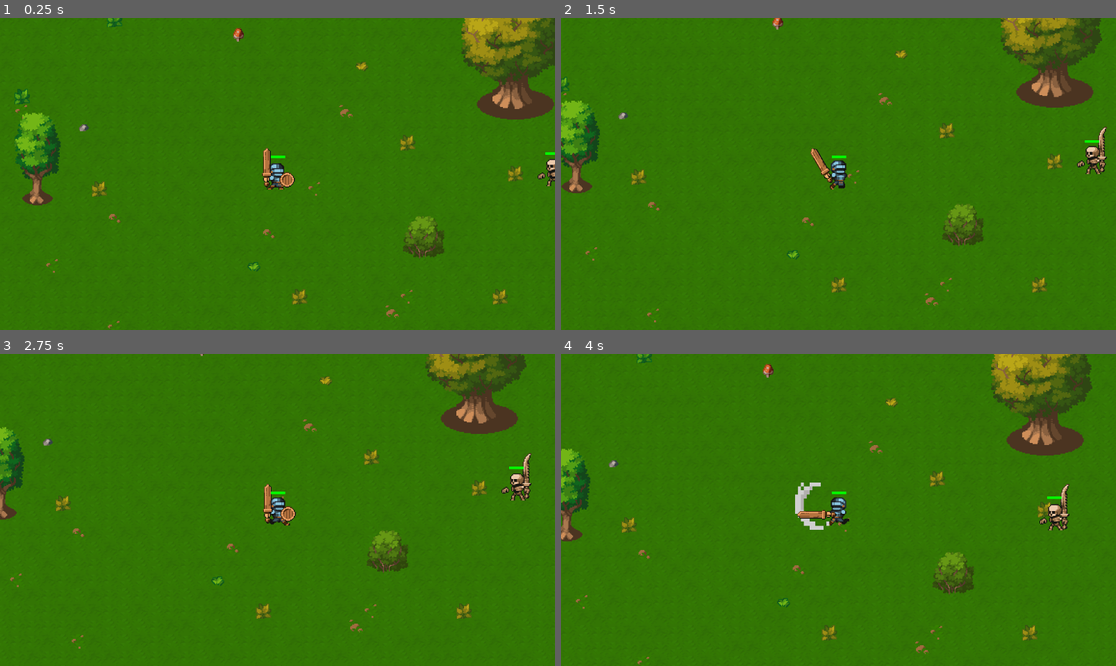
Above: before the commit, frames 1-4 (two rows, left to right).
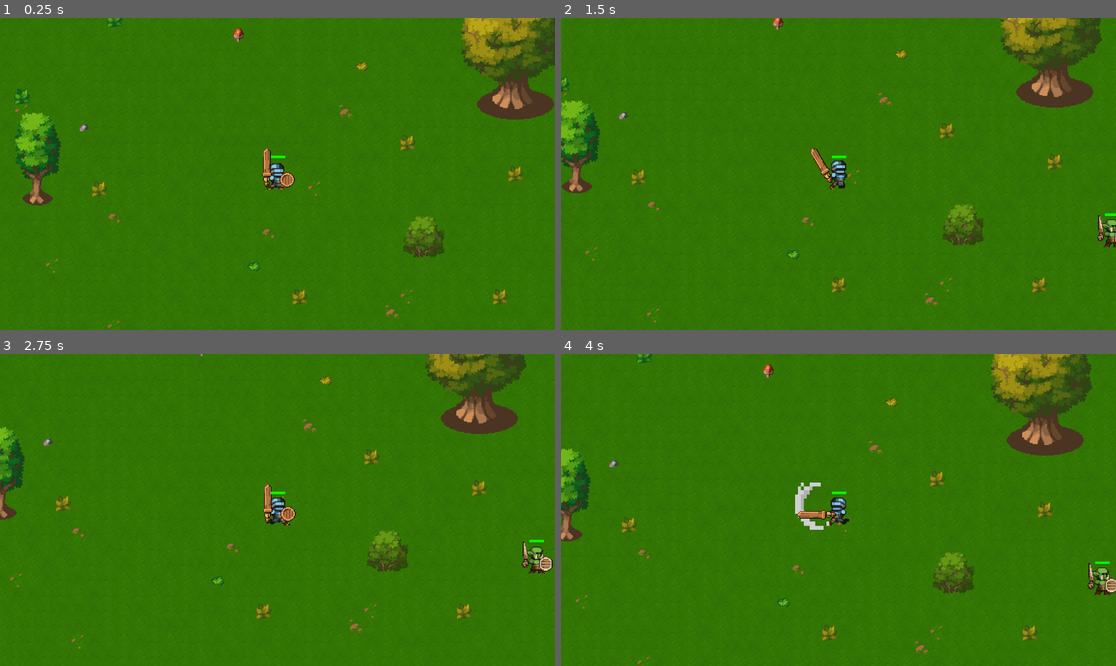
Above: after the commit, the same moments.

Repository: danielrc14/godot-web-game
Game: Godot game, scene res://scenes/main.tscn
Two runs of this game, one before a commit and one after it. Both use one fixed random seed, a clock stepped at 60 frames per second and the inputs below.
Inputs (mouse positions are in pixels of both pictures, inside the frame that each line leads up to):
- Up to frame 1 (0.25 s): no input
- Up to frame 2 (1.5 s): move the mouse to (960, 158) at 0.52 s; hold D (move_right) 0.53-1.28 s; click (960, 158) at 0.6 s; move the mouse to (727, 189) at 1.27 s; hold S (move_down) from 1.28 s (still down); click (727, 189) at 1.35 s
- Up to frame 3 (2.75 s): move the mouse to (333, 441) at 2.02 s; release S (move_down) at 2.03 s; hold D (move_right) from 2.03 s (still down); click (333, 441) at 2.1 s
- Up to frame 4 (4 s): move the mouse to (810, 572) at 2.77 s; release D (move_right) at 2.78 s; hold W (move_up) 2.78-3.53 s; click (810, 572) at 2.85 s; move the mouse to (1005, 556) at 3.52 s; hold A (move_left) from 3.53 s (still down); click (1005, 556) at 3.6 s

The runs differ from the first frame. In frame 1, 0.1% of the frame differs, in the area x 96-100%, y 42-54%; in frame 2, 0.6%; in frame 3, 0.8%, in the area x 90-100%, y 31-71%; in frame 4, 0.7%.

Commit message:
add: enemy spawners

Diff:
--- a/resources/sprite_frames/enemies/regular skeleton.tres
+++ /dev/null
@@ -1,169 +0,0 @@
-[gd_resource type="SpriteFrames" load_steps=22 format=3 uid="uid://rhp4ihvlqsdb"]
-
-[ext_resource type="Texture2D" uid="uid://bkwlnk8hnc7l2" path="res://textures/Enemy/Skeleton Crew/Skeleton - Base/Death/Death-Sheet.png" id="1_21m8o"]
-[ext_resource type="Texture2D" uid="uid://onme7bixhll0" path="res://textures/Enemy/Skeleton Crew/Skeleton - Base/Idle/Idle-Sheet.png" id="2_msisx"]
-[ext_resource type="Texture2D" uid="uid://cpco757tsbs14" path="res://textures/Enemy/Skeleton Crew/Skeleton - Base/Run/Run-Sheet.png" id="3_uky6c"]
-
-[sub_resource type="AtlasTexture" id="AtlasTexture_vk5bo"]
-atlas = ExtResource("1_21m8o")
-region = Rect2(0, 32, 96, 32)
-
-[sub_resource type="AtlasTexture" id="AtlasTexture_3mgv1"]
-atlas = ExtResource("1_21m8o")
-region = Rect2(96, 32, 96, 32)
-
-[sub_resource type="AtlasTexture" id="AtlasTexture_sdk7l"]
-atlas = ExtResource("1_21m8o")
-region = Rect2(192, 32, 96, 32)
-
-[sub_resource type="AtlasTexture" id="AtlasTexture_vtmi0"]
-atlas = ExtResource("1_21m8o")
-region = Rect2(288, 32, 96, 32)
-
-[sub_resource type="AtlasTexture" id="AtlasTexture_higek"]
-atlas = ExtResource("1_21m8o")
-region = Rect2(384, 32, 96, 32)
-
-[sub_resource type="AtlasTexture" id="AtlasTexture_7ighu"]
-atlas = ExtResource("1_21m8o")
-region = Rect2(480, 32, 96, 32)
-
-[sub_resource type="AtlasTexture" id="AtlasTexture_cm1nh"]
-atlas = ExtResource("1_21m8o")
-region = Rect2(576, 32, 96, 32)
-
-[sub_resource type="AtlasTexture" id="AtlasTexture_2ohrg"]
-atlas = ExtResource("1_21m8o")
-region = Rect2(672, 32, 96, 32)
-
-[sub_resource type="AtlasTexture" id="AtlasTexture_2pini"]
-atlas = ExtResource("2_msisx")
-region = Rect2(0, 0, 32, 32)
-
-[sub_resource type="AtlasTexture" id="AtlasTexture_ppnwy"]
-atlas = ExtResource("2_msisx")
-region = Rect2(32, 0, 32, 32)
-
-[sub_resource type="AtlasTexture" id="AtlasTexture_3slbo"]
-atlas = ExtResource("2_msisx")
-region = Rect2(64, 0, 32, 32)
-
-[sub_resource type="AtlasTexture" id="AtlasTexture_72r47"]
-atlas = ExtResource("2_msisx")
-region = Rect2(96, 0, 32, 32)
-
-[sub_resource type="AtlasTexture" id="AtlasTexture_f4cwn"]
-atlas = ExtResource("3_uky6c")
-region = Rect2(16, 32, 32, 32)
-
-[sub_resource type="AtlasTexture" id="AtlasTexture_73ui4"]
-atlas = ExtResource("3_uky6c")
-region = Rect2(80, 32, 32, 32)
-
-[sub_resource type="AtlasTexture" id="AtlasTexture_4wtyi"]
-atlas = ExtResource("3_uky6c")
-region = Rect2(144, 32, 32, 32)
-
-[sub_resource type="AtlasTexture" id="AtlasTexture_6g7o3"]
-atlas = ExtResource("3_uky6c")
-region = Rect2(208, 32, 32, 32)
-
-[sub_resource type="AtlasTexture" id="AtlasTexture_o4x46"]
-atlas = ExtResource("3_uky6c")
-region = Rect2(272, 32, 32, 32)
-
-[sub_resource type="AtlasTexture" id="AtlasTexture_sjh05"]
-atlas = ExtResource("3_uky6c")
-region = Rect2(336, 32, 32, 32)
-
-[resource]
-animations = [{
-"frames": [{
-"duration": 1.0,
-"texture": SubResource("AtlasTexture_vk5bo")
-}, {
-"duration": 1.0,
-"texture": SubResource("AtlasTexture_3mgv1")
-}, {
-"duration": 1.0,
-"texture": SubResource("AtlasTexture_sdk7l")
-}, {
-"duration": 1.0,
-"texture": SubResource("AtlasTexture_vtmi0")
-}, {
-"duration": 1.0,
-"texture": SubResource("AtlasTexture_higek")
-}, {
-"duration": 1.0,
-"texture": SubResource("AtlasTexture_7ighu")
-}, {
-"duration": 1.0,
-"texture": SubResource("AtlasTexture_cm1nh")
-}, {
-"duration": 1.0,
-"texture": SubResource("AtlasTexture_2ohrg")
-}],
-"loop": true,
-"name": &"death",
-"speed": 5.0
-}, {
-"frames": [{
-"duration": 1.0,
-"texture": SubResource("AtlasTexture_2pini")
-}, {
-"duration": 1.0,
-"texture": SubResource("AtlasTexture_ppnwy")
-}, {
-"duration": 1.0,
-"texture": SubResource("AtlasTexture_3slbo")
-}, {
-"duration": 1.0,
-"texture": SubResource("AtlasTexture_72r47")
-}],
-"loop": true,
-"name": &"idle",
-"speed": 5.0
-}, {
-"frames": [{
-"duration": 1.0,
-"texture": SubResource("AtlasTexture_f4cwn")
-}, {
-"duration": 1.0,
-"texture": SubResource("AtlasTexture_73ui4")
-}, {
-"duration": 1.0,
-"texture": SubResource("AtlasTexture_4wtyi")
-}, {
-"duration": 1.0,
-"texture": SubResource("AtlasTexture_6g7o3")
-}, {
-"duration": 1.0,
-"texture": SubResource("AtlasTexture_o4x46")
-}, {
-"duration": 1.0,
-"texture": SubResource("AtlasTexture_sjh05")
-}],
-"loop": true,
-"name": &"run",
-"speed": 5.0
-}, {
-"frames": [{
-"duration": 1.0,
-"texture": SubResource("AtlasTexture_2pini")
-}, {
-"duration": 1.0,
-"texture": SubResource("AtlasTexture_4wtyi")
-}, {
-"duration": 1.0,
-"texture": SubResource("AtlasTexture_sjh05")
-}, {
-"duration": 1.0,
-"texture": SubResource("AtlasTexture_f4cwn")
-}, {
-"duration": 1.0,
-"texture": SubResource("AtlasTexture_4wtyi")
-}],
-"loop": true,
-"name": &"slash",
-"speed": 5.0
-}]
--- a/scenes/characters/enemy.gd
+++ b/scenes/characters/enemy.gd
@@ -1,11 +1,12 @@
 extends Character
+signal died
 
 @export var max_enemy_hp: int = 30
 @export var enemy_speed: int = 80
 @export var enemy_attack_speed: float = 1.4
 @export var distance_to_attack: float = 50
 @export var attack_cooldown: float = 1.5
-var followed_player: Node2D = null
+var followed_players = []
 var attack_on_cooldown: bool = false
 
 
@@ -20,7 +21,10 @@
 	if can_act():
 		var movement_vector = Vector2.ZERO
 		var will_attack = false
-		if followed_player and not followed_player.dead:
+		var followed_player = null
+		if followed_players.size() > 0:
+			followed_player = followed_players[0]
+		if followed_players and not followed_player.dead:
 			var position_vector = Vector2()
 			var distance_to_player = Vector2(position.x, position.y).distance_to(Vector2(
 				followed_player.position.x,
@@ -52,15 +56,16 @@
 
 
 func _on_detection_area_area_entered(area):
-	if not followed_player and area.get_parent().get_parent().name == "Player":
-		followed_player = area.get_parent().get_parent()
+	if area.name == "HurtArea" and area.get_parent().get_parent() is Player:
+		followed_players.append(area.get_parent().get_parent())
 
 
 func _on_detection_area_area_exited(area):
-	if area.name == "HurtArea" and area.get_parent().get_parent().name == "Player":
-		followed_player = null
+	if area.name == "HurtArea" and area.get_parent().get_parent() in followed_players:
+		followed_players.erase(area.get_parent().get_parent())
 
 
 func _on_animation_player_animation_finished(anim_name):
 	if anim_name == "death":
+		died.emit()
 		queue_free()
--- a/scenes/characters/player.gd
+++ b/scenes/characters/player.gd
@@ -1,4 +1,5 @@
 extends Character
+class_name Player
 signal camera_shake
 signal player_moved(player_id, velocity_vector, previous_x, previous_y)
 signal player_attacked(player_id)
@@ -53,3 +54,8 @@
 	super(area)
 	if !is_remote_player and self.name != area.get_parent().get_parent().name and area.name == "HitArea":
 		camera_shake.emit()
+
+
+func _on_animation_player_animation_finished(anim_name):
+	if anim_name == "death":
+		queue_free()
--- /dev/null
+++ b/scenes/enemy_spawn_point.gd
@@ -0,0 +1,33 @@
+extends Node2D
+
+class_name EnemySpawnPoint
+
+@export_enum("Left:-1", "Right:1") var direction = 1
+@export var max_enemy_hp: int = 30
+@export var left_weapon_class: PackedScene = null
+@export var right_weapon_class: PackedScene = null
+@export var sprite_frames: SpriteFrames = null
+@export var respawn_seconds: int = 5
+var enemy_node: Node2D = null
+
+
+# Called when the node enters the scene tree for the first time.
+func create_enemy():
+	enemy_node = load("res://scenes/characters/enemy.tscn").instantiate()
+	enemy_node.direction = direction
+	enemy_node.max_enemy_hp = max_enemy_hp
+	enemy_node.left_weapon_class = left_weapon_class
+	enemy_node.right_weapon_class = right_weapon_class
+	enemy_node.sprite_frames = sprite_frames
+	enemy_node.position = position
+	enemy_node.connect("died", _on_enemy_died)
+	get_parent().get_parent().get_node("Network").add_child(enemy_node)
+
+
+func _on_enemy_died():
+	await get_tree().create_timer(respawn_seconds).timeout
+	create_enemy()
+
+
+func _ready():
+	create_enemy()
--- /dev/null
+++ b/scenes/enemy_spawn_point.tscn
@@ -0,0 +1,6 @@
+[gd_scene load_steps=2 format=3 uid="uid://cepq76albt3a4"]
+
+[ext_resource type="Script" path="res://scenes/enemy_spawn_point.gd" id="1_wsrjt"]
+
+[node name="EnemySpawnPoint" type="Node2D"]
+script = ExtResource("1_wsrjt")
--- a/scenes/main.tscn
+++ b/scenes/main.tscn
@@ -1,14 +1,15 @@
-[gd_scene load_steps=12 format=3 uid="uid://dejgpf2h61b5k"]
+[gd_scene load_steps=13 format=3 uid="uid://dejgpf2h61b5k"]
 
-[ext_resource type="PackedScene" uid="uid://0kvi2eatm2dy" path="res://scenes/characters/enemy.tscn" id="2_d7o8x"]
-[ext_resource type="PackedScene" uid="uid://bnpilkhra4kju" path="res://scenes/weapons/bone/bone_sword.tscn" id="5_ekkyr"]
-[ext_resource type="PackedScene" uid="uid://65wlrbyedilu" path="res://scenes/weapons/bone/bone_club.tscn" id="5_jfgcv"]
-[ext_resource type="PackedScene" uid="uid://bxyiajkasowfo" path="res://scenes/weapons/bone/bone_round_shield.tscn" id="6_jsv0d"]
-[ext_resource type="SpriteFrames" uid="uid://rhp4ihvlqsdb" path="res://resources/sprite_frames/enemies/regular_skeleton.tres" id="7_fiv8a"]
-[ext_resource type="PackedScene" uid="uid://kv3flfcx4tkv" path="res://scenes/weapons/bone/bone_heavy_shield.tscn" id="8_fav25"]
-[ext_resource type="SpriteFrames" uid="uid://cncrhce2o3rti" path="res://resources/sprite_frames/enemies/warrior_orc.tres" id="8_q2118"]
-[ext_resource type="SpriteFrames" uid="uid://bvjpmj7s4ilrx" path="res://resources/sprite_frames/enemies/regular_orc.tres" id="9_rcbi5"]
-[ext_resource type="PackedScene" uid="uid://npommg1a0mea" path="res://scenes/weapons/bone/bone_dagger.tscn" id="10_h47hm"]
+[ext_resource type="PackedScene" uid="uid://npommg1a0mea" path="res://scenes/weapons/bone/bone_dagger.tscn" id="4_idp3t"]
+[ext_resource type="SpriteFrames" uid="uid://rhp4ihvlqsdb" path="res://resources/sprite_frames/enemies/regular_skeleton.tres" id="5_03d7b"]
+[ext_resource type="PackedScene" uid="uid://bxyiajkasowfo" path="res://scenes/weapons/bone/bone_round_shield.tscn" id="6_r54sa"]
+[ext_resource type="SpriteFrames" uid="uid://bvjpmj7s4ilrx" path="res://resources/sprite_frames/enemies/regular_orc.tres" id="7_1kjgk"]
+[ext_resource type="PackedScene" uid="uid://65wlrbyedilu" path="res://scenes/weapons/bone/bone_club.tscn" id="8_1ea7m"]
+[ext_resource type="PackedScene" uid="uid://kv3flfcx4tkv" path="res://scenes/weapons/bone/bone_heavy_shield.tscn" id="9_mhihk"]
+[ext_resource type="SpriteFrames" uid="uid://cncrhce2o3rti" path="res://resources/sprite_frames/enemies/warrior_orc.tres" id="10_xefd1"]
+[ext_resource type="PackedScene" uid="uid://cglu2efw340f7" path="res://scenes/weapons/wood/wooden_lance.tscn" id="11_1gvji"]
+[ext_resource type="PackedScene" uid="uid://cepq76albt3a4" path="res://scenes/enemy_spawn_point.tscn" id="12_mkkj0"]
+[ext_resource type="PackedScene" uid="uid://bnpilkhra4kju" path="res://scenes/weapons/bone/bone_sword.tscn" id="12_rbdfj"]
 [ext_resource type="PackedScene" uid="uid://qb7qggjr7m25" path="res://scenes/Levels/woods_level.tscn" id="13_8lsl7"]
 [ext_resource type="Script" path="res://scenes/network.gd" id="14_swmcw"]
 
@@ -17,31 +18,117 @@
 [node name="Network" type="Node" parent="."]
 script = ExtResource("14_swmcw")
 
-[node name="Enemy" parent="." instance=ExtResource("2_d7o8x")]
-position = Vector2(654, 1349)
-motion_mode = 1
-enemy_speed = 80
-direction = -1
-left_weapon_class = ExtResource("5_ekkyr")
-sprite_frames = ExtResource("7_fiv8a")
-
-[node name="Enemy2" parent="." instance=ExtResource("2_d7o8x")]
-position = Vector2(960, 512)
-motion_mode = 1
-enemy_speed = 80
-direction = -1
-left_weapon_class = ExtResource("5_jfgcv")
-right_weapon_class = ExtResource("8_fav25")
-sprite_frames = ExtResource("8_q2118")
-
-[node name="Enemy3" parent="." instance=ExtResource("2_d7o8x")]
-position = Vector2(784, 426)
-motion_mode = 1
-enemy_speed = 80
-direction = -1
-left_weapon_class = ExtResource("10_h47hm")
-right_weapon_class = ExtResource("6_jsv0d")
-sprite_frames = ExtResource("9_rcbi5")
-
 [node name="WoodsLevel" parent="." instance=ExtResource("13_8lsl7")]
 z_index = -1
+
+[node name="EnemySpawnPoints" type="Node" parent="."]
+
+[node name="EnemySpawnPoint" parent="EnemySpawnPoints" instance=ExtResource("12_mkkj0")]
+position = Vector2(198, 272)
+left_weapon_class = ExtResource("4_idp3t")
+sprite_frames = ExtResource("5_03d7b")
+
+[node name="EnemySpawnPoint2" parent="EnemySpawnPoints" instance=ExtResource("12_mkkj0")]
+position = Vector2(85, 207)
+left_weapon_class = ExtResource("4_idp3t")
+sprite_frames = ExtResource("5_03d7b")
+
+[node name="EnemySpawnPoint3" parent="EnemySpawnPoints" instance=ExtResource("12_mkkj0")]
+position = Vector2(196, 142)
+left_weapon_class = ExtResource("4_idp3t")
+sprite_frames = ExtResource("5_03d7b")
+
+[node name="EnemySpawnPoint4" parent="EnemySpawnPoints" instance=ExtResource("12_mkkj0")]
+position = Vector2(1342, 1040)
+direction = -1
+left_weapon_class = ExtResource("4_idp3t")
+right_weapon_class = ExtResource("6_r54sa")
+sprite_frames = ExtResource("7_1kjgk")
+
+[node name="EnemySpawnPoint5" parent="EnemySpawnPoints" instance=ExtResource("12_mkkj0")]
+position = Vector2(1471, 981)
+direction = -1
+left_weapon_class = ExtResource("8_1ea7m")
+right_weapon_class = ExtResource("9_mhihk")
+sprite_frames = ExtResource("10_xefd1")
+
+[node name="EnemySpawnPoint6" parent="EnemySpawnPoints" instance=ExtResource("12_mkkj0")]
+position = Vector2(1340, 910)
+direction = -1
+left_weapon_class = ExtResource("4_idp3t")
+right_weapon_class = ExtResource("6_r54sa")
+sprite_frames = ExtResource("7_1kjgk")
+
+[node name="EnemySpawnPoint7" parent="EnemySpawnPoints" instance=ExtResource("12_mkkj0")]
+position = Vector2(846, 1424)
+left_weapon_class = ExtResource("8_1ea7m")
+right_weapon_class = ExtResource("9_mhihk")
+sprite_frames = ExtResource("10_xefd1")
+
+[node name="EnemySpawnPoint8" parent="EnemySpawnPoints" instance=ExtResource("12_mkkj0")]
+position = Vector2(675, 1425)
+left_weapon_class = ExtResource("4_idp3t")
+right_weapon_class = ExtResource("6_r54sa")
+sprite_frames = ExtResource("7_1kjgk")
+
+[node name="EnemySpawnPoint9" parent="EnemySpawnPoints" instance=ExtResource("12_mkkj0")]
+position = Vector2(768, 1296)
+left_weapon_class = ExtResource("4_idp3t")
+right_weapon_class = ExtResource("6_r54sa")
+sprite_frames = ExtResource("7_1kjgk")
+
+[node name="EnemySpawnPoint10" parent="EnemySpawnPoints" instance=ExtResource("12_mkkj0")]
+position = Vector2(948, 284)
+left_weapon_class = ExtResource("4_idp3t")
+sprite_frames = ExtResource("5_03d7b")
+
+[node name="EnemySpawnPoint11" parent="EnemySpawnPoints" instance=ExtResource("12_mkkj0")]
+position = Vector2(875, 175)
+left_weapon_class = ExtResource("4_idp3t")
+sprite_frames = ExtResource("5_03d7b")
+
+[node name="EnemySpawnPoint12" parent="EnemySpawnPoints" instance=ExtResource("12_mkkj0")]
+position = Vector2(1000, 178)
+left_weapon_class = ExtResource("4_idp3t")
+sprite_frames = ExtResource("5_03d7b")
+
+[node name="EnemySpawnPoint13" parent="EnemySpawnPoints" instance=ExtResource("12_mkkj0")]
+position = Vector2(448, 1079)
+left_weapon_class = ExtResource("4_idp3t")
+right_weapon_class = ExtResource("6_r54sa")
+sprite_frames = ExtResource("7_1kjgk")
+
+[node name="EnemySpawnPoint14" parent="EnemySpawnPoints" instance=ExtResource("12_mkkj0")]
+position = Vector2(312, 840)
+left_weapon_class = ExtResource("4_idp3t")
+right_weapon_class = ExtResource("6_r54sa")
+sprite_frames = ExtResource("7_1kjgk")
+
+[node name="EnemySpawnPoint15" parent="EnemySpawnPoints" instance=ExtResource("12_mkkj0")]
+position = Vector2(871, 964)
+left_weapon_class = ExtResource("4_idp3t")
+right_weapon_class = ExtResource("6_r54sa")
+sprite_frames = ExtResource("7_1kjgk")
+
+[node name="EnemySpawnPoint16" parent="EnemySpawnPoints" instance=ExtResource("12_mkkj0")]
+position = Vector2(876, 1107)
+left_weapon_class = ExtResource("4_idp3t")
+right_weapon_class = ExtResource("6_r54sa")
+sprite_frames = ExtResource("7_1kjgk")
+
+[node name="EnemySpawnPoint17" parent="EnemySpawnPoints" instance=ExtResource("12_mkkj0")]
+position = Vector2(1065, 743)
+left_weapon_class = ExtResource("4_idp3t")
+right_weapon_class = ExtResource("6_r54sa")
+sprite_frames = ExtResource("7_1kjgk")
+
+[node name="EnemySpawnPoint18" parent="EnemySpawnPoints" instance=ExtResource("12_mkkj0")]
+position = Vector2(530, 429)
+left_weapon_class = ExtResource("11_1gvji")
+right_weapon_class = ExtResource("6_r54sa")
+sprite_frames = ExtResource("5_03d7b")
+
+[node name="EnemySpawnPoint19" parent="EnemySpawnPoints" instance=ExtResource("12_mkkj0")]
+position = Vector2(1383, 400)
+left_weapon_class = ExtResource("12_rbdfj")
+sprite_frames = ExtResource("5_03d7b")
